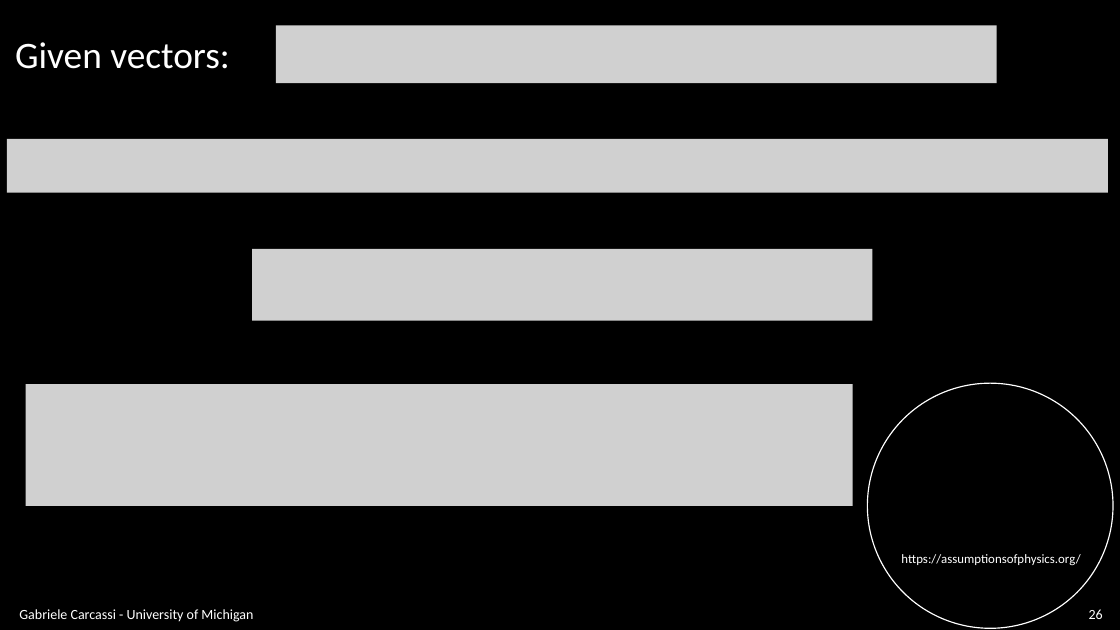
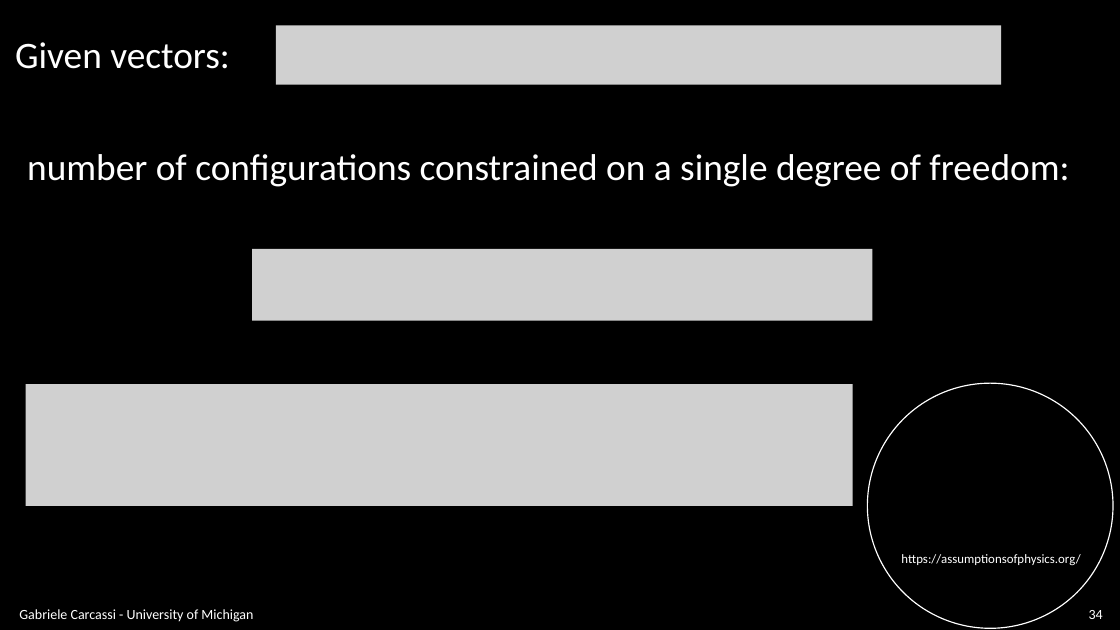
Before and after one commit to assumptionsofphysics/slides, a slide deck: slide 34 of BookCompanions-v2/RP-Class-4.pptx (slide 26 before the commit). Drawn at 1120x630 pixels with LibreOffice and Linux fonts; fonts in the diff are those of the drawing; grey boxes stand for pictures; background and template pictures are left out. Boxes give left, top, right and bottom in pixels: in the first picture for what was removed or moved away, otherwise in the second. Text is boxed around its words. In the diff, an @@ line names an element or a change of style, - is before the commit and + after.

```diff
--- a/BookCompanions-v2/RP-Class-4.pptx
+++ b/BookCompanions-v2/RP-Class-4.pptx
@@ picture: place and size @@
-picture at <box>276,25,997,83</box>
+picture at <box>276,25,1002,85</box>
@@ picture removed at <box>7,139,1108,193</box> @@
@@ text added at <box>27,154,1069,187</box>, 32 pt, text #FFFFFF @@
+number of configurations constrained on a single degree of freedom:
@@ page number at <box>1089,610,1103,619</box>: text changed @@
-26
+34
```
Also in this commit, not shown: 19 other slides changed, 9 slides added.
